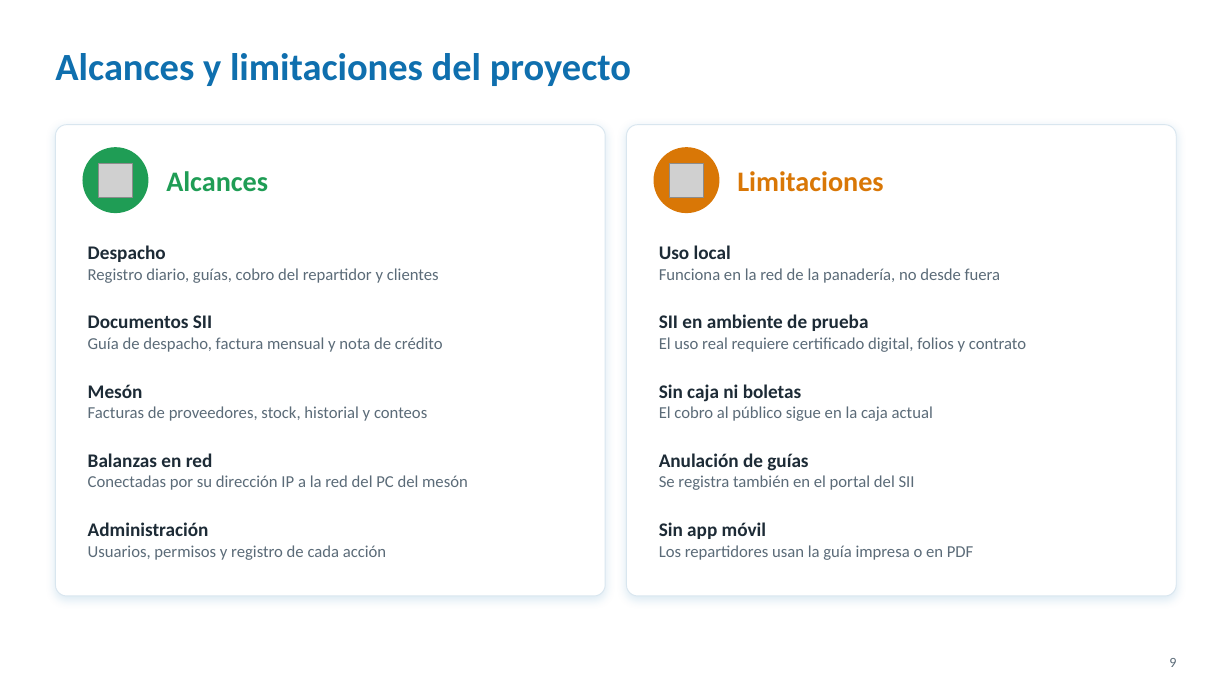
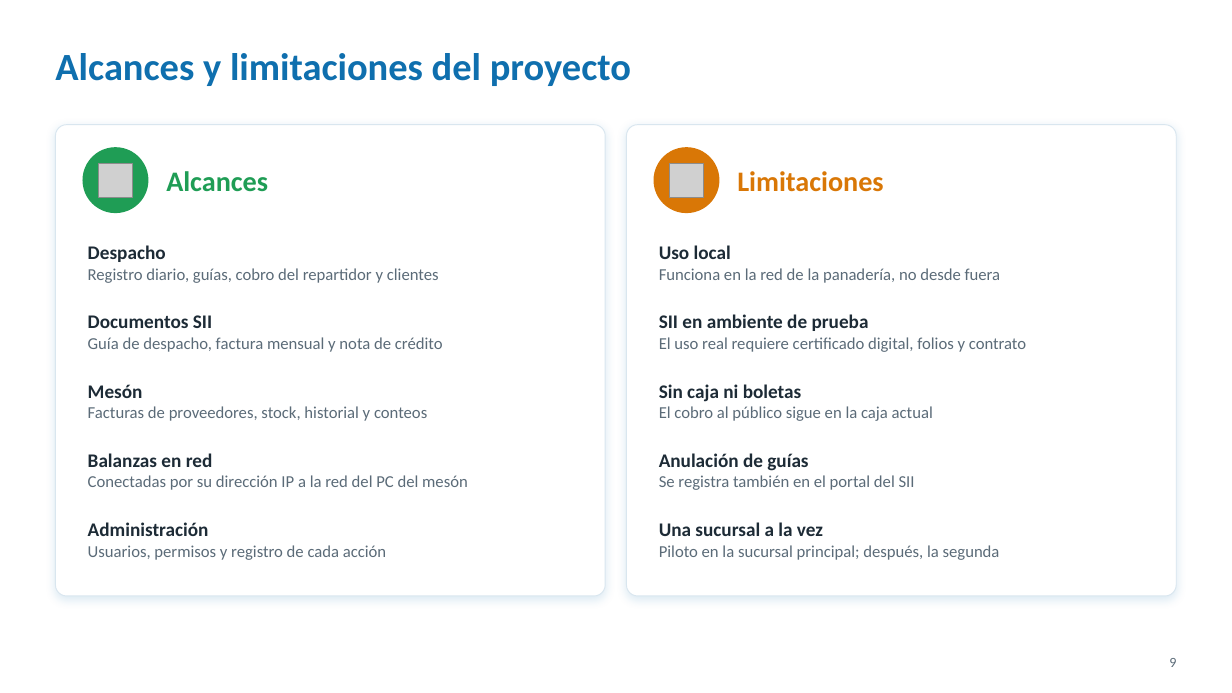
Before and after one commit to Javi3rr/proyecto-capstone, a slide deck: slide 9 of Fase 3/Evidencias Grupales/2. Presentación/Patopan_Presentacion_Final.pptx. Drawn at 1232x693 pixels with LibreOffice and Linux fonts; fonts in the diff are those of the drawing; grey boxes stand for pictures; background and template pictures are left out. Boxes give left, top, right and bottom in pixels: in the first picture for what was removed or moved away, otherwise in the second. Text is boxed around its words. In the diff, an @@ line names an element or a change of style, - is before the commit and + after.

```diff
--- a/Fase 3/Evidencias Grupales/2. Presentación/Patopan_Presentacion_Final.pptx
+++ b/Fase 3/Evidencias Grupales/2. Presentación/Patopan_Presentacion_Final.pptx
@@ text at <box>659,522,1000,560</box>: text changed @@
-Sin app móvil
-Los repartidores usan la guía impresa o en PDF
+Una sucursal a la vez
+Piloto en la sucursal principal; después, la segunda
```
Also in this commit, not shown: 8 other slides changed, 5 slides added, 2 slides removed.
